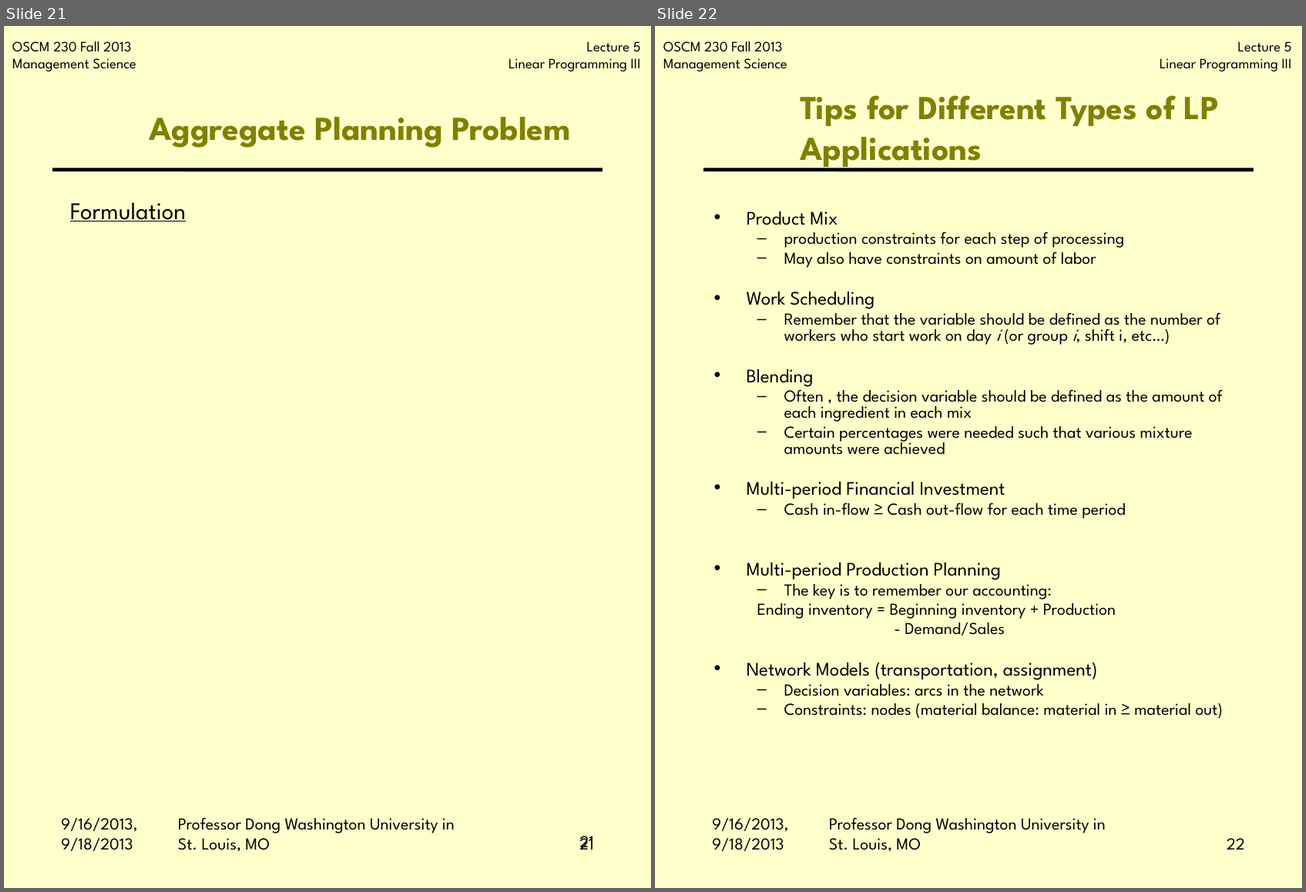
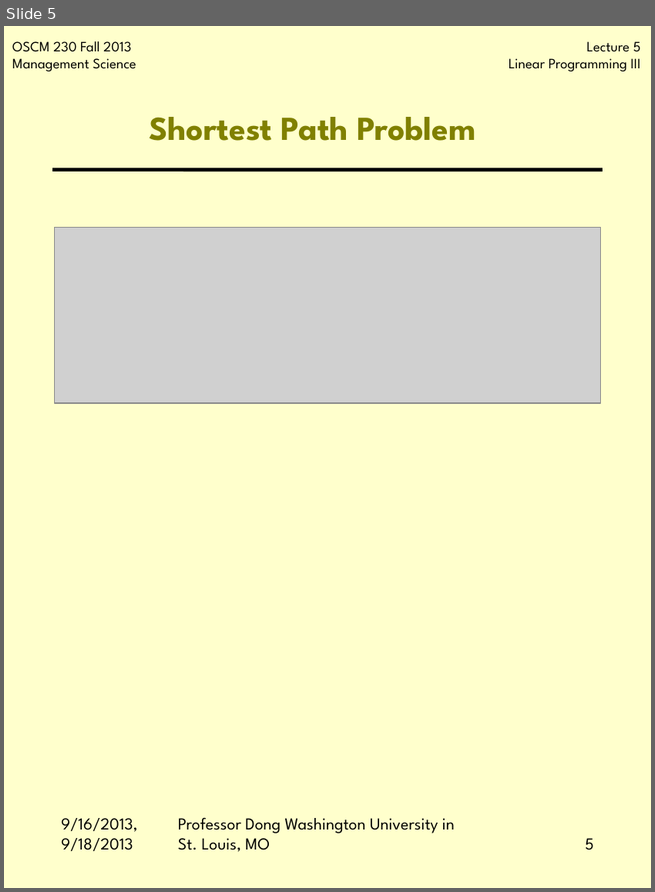
Before and after one commit to jbf232/OSCM230, a slide deck: Fall 2015/Lectures/Lecture 3 Formulations/Lecture 3 Formulations.pptx. Shown side by side, each under a label of ours: slides 21 and 22 before the commit, slide 5 after it. The pictures are 1306x892 and 655x892 pixels, drawn with LibreOffice and Linux fonts; fonts in the diff are those of the drawing; grey boxes stand for pictures; background and template pictures are left out. Boxes give left, top, right and bottom in pixels: in the first picture for what was removed or moved away, otherwise in the second. Text is boxed around its words. In the diff, an @@ line names an element or a change of style, - is before the commit and + after.

Commit message:
Finished Lecture 3 - Formulations

```diff
--- a/Fall 2015/Lectures/Lecture 3 Formulations/Lecture 3 Formulations.pptx
+++ b/Fall 2015/Lectures/Lecture 3 Formulations/Lecture 3 Formulations.pptx
@@ slide 22 removed at box(655, 26, 1302, 888), background #FFFFCC; not listed: 3 template elements that a slide beside it also shows @@
@@ title removed at box(801, 95, 1219, 170) @@
-Tips for Different Types of LP Applications
@@ text removed at box(747, 212, 1223, 719) @@
-• Product Mix
-  – production constraints for each step of processing
-  – May also have constraints on amount of labor
-• Work Scheduling
-  – Remember that the variable should be defined as the number of workers who start work on day i (or group i, shift i, etc…)
-• Blending
-  – Often , the decision variable should be defined as the amount of each ingredient in each mix
-  – Certain percentages were needed such that various mixture amounts were achieved
-• Multi-period Financial Investment
-  – Cash in-flow ≥ Cash out-flow for each time period
-• Multi-period Production Planning
-  – The key is to remember our accounting:
-  Ending inventory = Beginning inventory + Production
-  - Demand/Sales
-• Network Models (transportation, assignment)
-  – Decision variables: arcs in the network
-  – Constraints: nodes (material balance: material in ≥ material out)
@@ text removed at box(712, 818, 788, 851) @@
-9/16/2013, 9/18/2013
@@ text removed at box(829, 818, 1105, 852) @@
-Professor Dong Washington University in St. Louis, MO
@@ page number removed at box(1226, 838, 1245, 850) @@
-22
@@ what was slide 21 is now slide 5 @@
@@ slide 5 changed as well @@
@@ title at box(150, 117, 475, 141): text changed @@
-Aggregate Planning Problem
+Shortest Path Problem
@@ text removed at box(70, 202, 186, 222) @@
-Formulation
@@ picture added at box(54, 227, 600, 403) @@
@@ page number removed at box(468, 809, 602, 867) @@
-21
@@ page number at box(585, 838, 593, 851): text changed @@
-21
+5
```
Also in this commit, not shown: 4 other slides changed, 1 slide added, 15 other slides removed.
